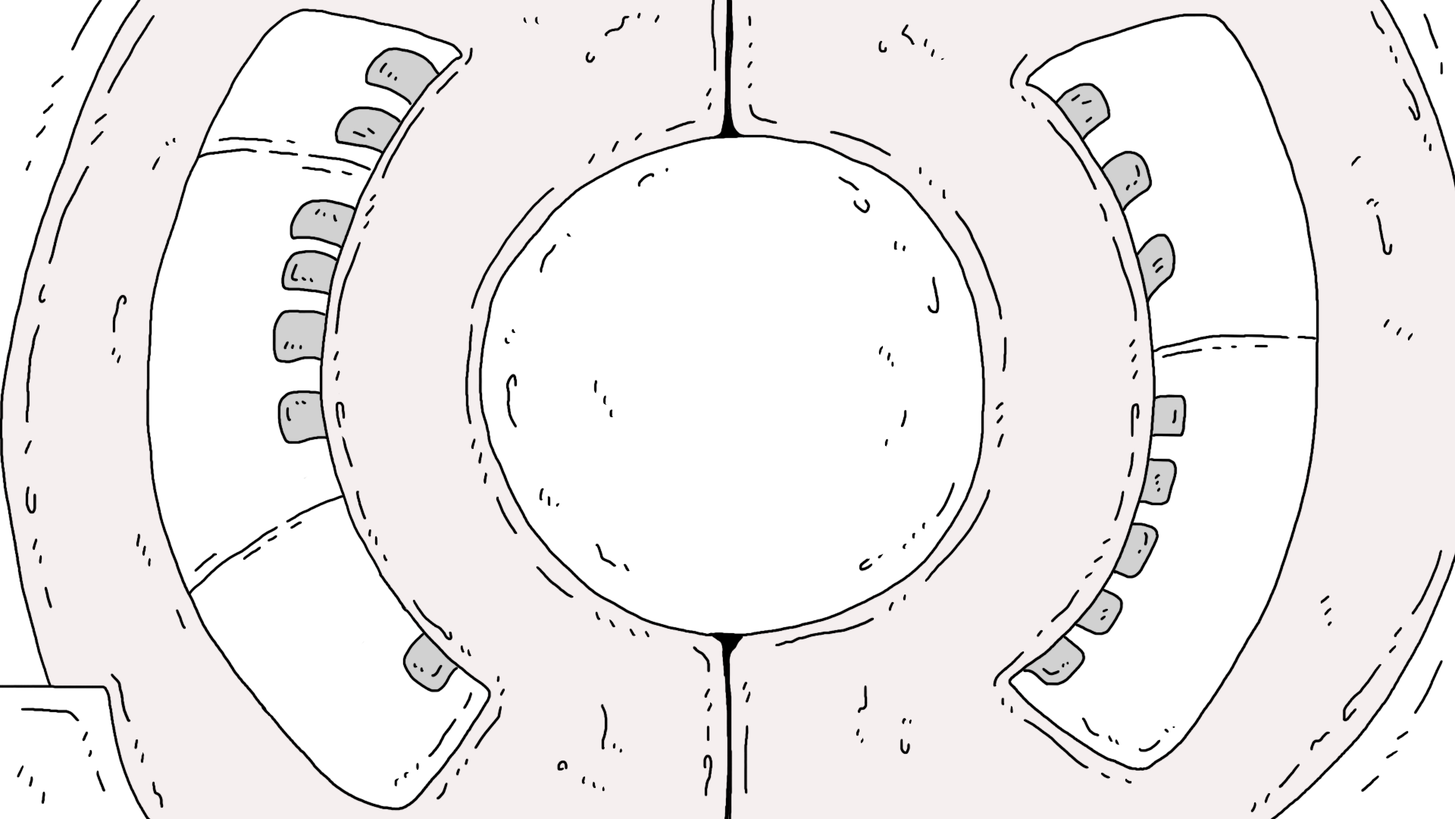
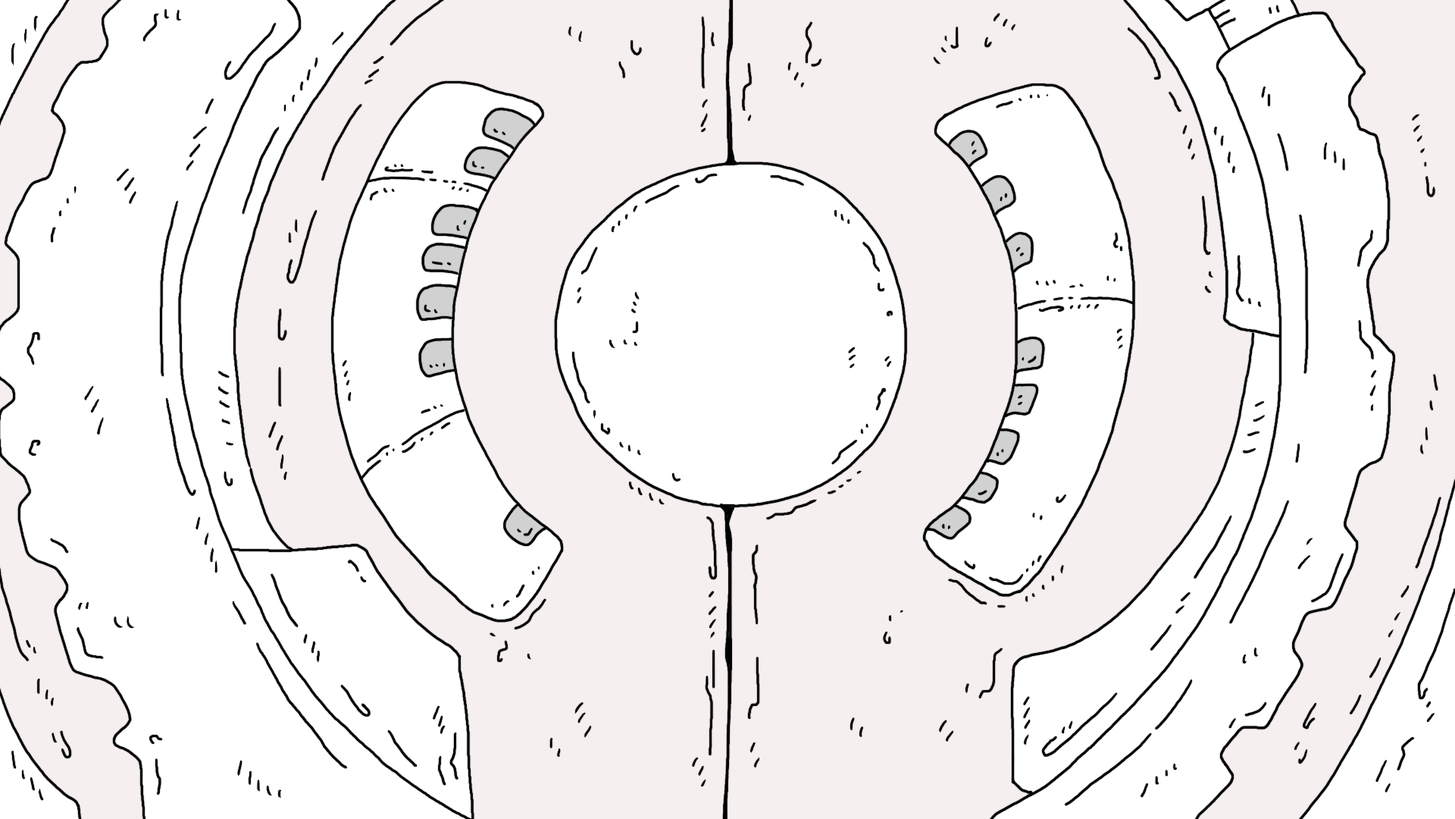
Before/after of a 1455×819 layered artwork. What changed in the layer stack:
renamed "カギ" to "レイヤー 15", moved it out of group "Finish", painted on it over left=0, top=0, right=1455, bottom=819
removed layer "土台" over left=0, top=0, right=1455, bottom=819
